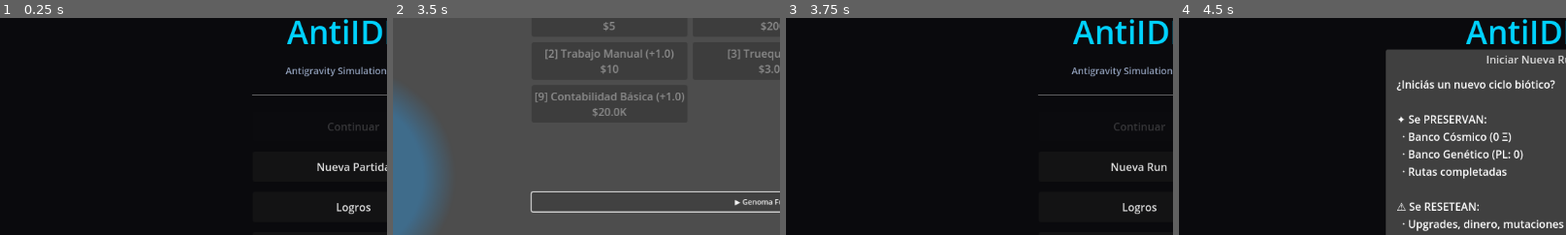
Above: before the commit, frames 1-4 (left to right).
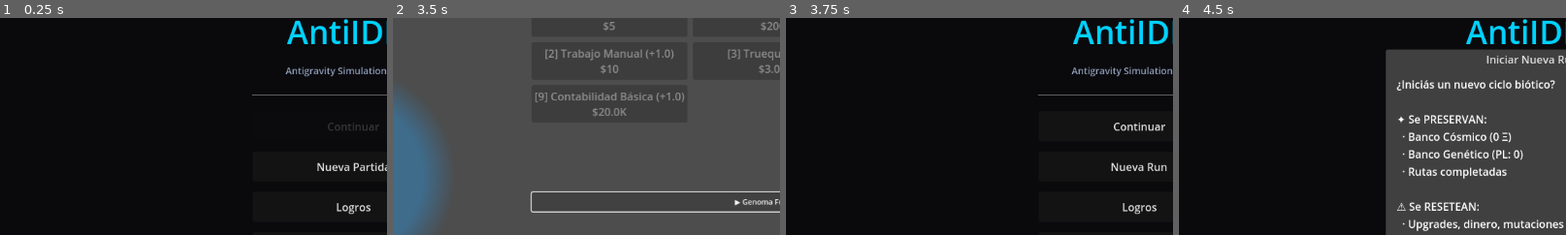
Above: after the commit, the same moments.

Repository: amurito/godot-idle-game
Game: Godot game, scene res://MainMenu.tscn
The game is run twice, just before and just after one commit, with the same random seed, the same clock (stepped at 60 frames per second) and the same inputs.
Inputs:
- Up to frame 1 (0.25 s): no input
- Up to frame 2 (3.5 s): click "Nueva Partida" at 0.5 s; click "⚠️ Reset" at 1.25 s; click "▶ Genoma Fúngico + Próxima Mu…" at 2 s; click "▼ Genoma Fúngico + Próxima Mu…" at 2.75 s
- Up to frame 3 (3.75 s): click "🏠 Menú" at 3.5 s
- Up to frame 4 (4.5 s): click "Nueva Run" at 4.25 s
The pictures show only the part of the screen within x 4-54%, y 14-63%; the shares and areas given below are measured in that part.

Frames 1-2 are identical in both runs. In frame 3, 0.3% of the frame differs, in the area x 84-98%, y 48-53%; in frame 4, nothing differs.
Error before the commit: Invalid call. Nonexistent function 'get_save_data' in base 'Control (main.gd)'. (res://SaveManager.gd:13)

Commit message:
fix: Homeorhesis omega_min bug — dynamic cap y historical peak tracking
- SaveManager: persistir disturbances_survived, extreme_shock_survived, homeostasis_tier_reached, omega_min_peak
- RunManager: omega_min_peak registra máximo histórico; condición Homeorhesis usa pico (no valor instantáneo)
- RunManager: cap dinámico en regeneración (min(omega_min + regen, omega) en lugar de fijo 0.45)
- UIManager: mostrar Ω_min pico en condiciones de Homeorhesis
- Resultado: omega_min sube sin interferencias, Homeorhesis se desbloquea al alcanzar 0.50

v0.9.9.4

Co-Authored-By: Claude Opus 4.7 <noreply@anthropic.com>

Diff:
--- a/RunManager.gd
+++ b/RunManager.gd
@@ -25,6 +25,7 @@
 var disturbances_without_reset: int = 0  # Racha de perturbaciones sin reset de timer (para logro)
 var is_recovering_from_shock: bool = false
 var extreme_shock_survived: bool = false
+var omega_min_peak: float = 0.0  # Máximo histórico de omega_min en la run
 
 var evolution_button: Button = null
 var target_evolution: String = ""
@@ -62,6 +63,7 @@
 	disturbances_without_reset = 0
 	is_recovering_from_shock = false
 	extreme_shock_survived = false
+	omega_min_peak = 0.0
 	legacy_homeostasis = false
 	vacio_hambriento_active = false
 	vacio_hambriento_mult = 1.0
@@ -185,9 +187,10 @@
 
 	# Tier 3: HOMEORHESIS — shock extremo + larga duración
 	if homeostasis_tier_reached >= 2 and homeostasis_tier_reached < 3:
+		omega_min_peak = max(omega_min_peak, StructuralModel.omega_min)
 		var delta_real :float = EconomyManager.get_contribution_breakdown().total
 		var ok = extreme_shock_survived and resilience_score >= 400.0 \
-			and StructuralModel.omega_min >= 0.50 and disturbances_survived >= 5 \
+			and omega_min_peak >= 0.50 and disturbances_survived >= 5 \
 			and delta_real > 300.0 and main.run_time >= 1200.0
 		if ok:
 			homeostasis_tier_reached = 3
@@ -314,8 +317,8 @@
 	var omega_recovery_mult := LegacyManager.get_effect_value("omega_recovery_speed")
 	if omega_recovery_mult > 0.0:
 		var regen := 0.0015 * delta * omega_recovery_mult
-		var omega_cap := 0.45  # Tope de regeneración natural (no reemplaza plasticidad_adaptativa)
-		StructuralModel.omega_min = min(StructuralModel.omega_min + regen, omega_cap)
+		# Cap dinámico: no superar el omega actual (el movimiento natural lo limita arriba)
+		StructuralModel.omega_min = min(StructuralModel.omega_min + regen, StructuralModel.omega)
 
 func trigger_disturbance():
 	var shock := randf_range(0.1, 0.4)
--- a/SaveManager.gd
+++ b/SaveManager.gd
@@ -9,8 +9,85 @@
 # Usado por _apply_cosmic_buffs para no duplicar bonuses al recargar.
 var _file_existed_on_load: bool = false
 
-func save_game(main: Control):
-	var data = main.get_save_data()
+func build_save_data(main: Node) -> Dictionary:
+	return {
+		"economy": {
+			"money": EconomyManager.money,
+			"persistence_dynamic": StructuralModel.persistence_dynamic,
+			"persistence_base": StructuralModel.persistence_base,
+			"persistence_upgrade_unlocked": StructuralModel.persistence_upgrade_unlocked,
+			"memory_trigger_count": main.memory_trigger_count,
+			"parasitism_corrosion": EconomyManager.parasitism_corrosion
+		},
+		"dynamic_vars": {
+			"trueque_base_income": EconomyManager.trueque_base_income,
+			"trueque_efficiency": EconomyManager.trueque_efficiency,
+			"mutation_auto_factor": EconomyManager.mutation_auto_factor,
+			"mutation_trueque_factor": EconomyManager.mutation_trueque_factor,
+			"mutation_accounting_bonus": EconomyManager.mutation_accounting_bonus
+		},
+		"upgrades": UpgradeManager.serialize(),
+		"structural": {
+			"epsilon_runtime": StructuralModel.epsilon_runtime,
+			"epsilon_peak": StructuralModel.epsilon_peak,
+			"total_money_generated": EconomyManager.total_money_generated,
+			"run_time": main.run_time,
+			"baseline_delta_structural": StructuralModel.baseline_delta_structural,
+			"omega": StructuralModel.omega,
+			"omega_min": StructuralModel.omega_min,
+			"institution_accounting_unlocked": StructuralModel.institution_accounting_unlocked,
+			"institutions_unlocked": main.institutions_unlocked
+		},
+		"flags": {
+			"unlocked_d": StructuralModel.unlocked_d,
+			"unlocked_md": StructuralModel.unlocked_md,
+			"unlocked_e": StructuralModel.unlocked_e,
+			"unlocked_me": StructuralModel.unlocked_me,
+			# Logros viven ahora en legacy_bank.json (AchievementManager).
+			"run_closed": RunManager.run_closed,
+			"final_route": RunManager.final_route,
+			"final_reason": RunManager.final_reason
+		},
+		"evolution": {
+			"genome": EvoManager.genome,
+			"mutation_homeostasis": EvoManager.mutation_homeostasis,
+			"mutation_hyperassimilation": EvoManager.mutation_hyperassimilation,
+			"mutation_symbiosis": EvoManager.mutation_symbiosis,
+			"mutation_red_micelial": EvoManager.mutation_red_micelial,
+			"mutation_sporulation": EvoManager.mutation_sporulation,
+			"mutation_parasitism": EvoManager.mutation_parasitism,
+			"mutation_depredador": EvoManager.mutation_depredador,
+			"mutation_met_oscuro": EvoManager.mutation_met_oscuro,
+			"depredador_timer": EvoManager.depredador_timer,
+			"met_oscuro_timer": EvoManager.met_oscuro_timer,
+			"met_oscuro_devoured_count": EvoManager.met_oscuro_devoured_count,
+			"red_micelial_phase": EvoManager.red_micelial_phase,
+			"red_branch_selected": EvoManager.red_branch_selected,
+			"seta_formada": EvoManager.seta_formada,
+			"primordio_active": EvoManager.primordio_active,
+			"primordio_timer": EvoManager.primordio_timer,
+			"primordio_abort_count": EvoManager.primordio_abort_count,
+			"biomasa": BiosphereEngine.biomasa,
+			"nutrientes": BiosphereEngine.nutrientes,
+			"hifas": BiosphereEngine.hifas,
+			"micelio": BiosphereEngine.micelio
+		},
+		"homeostasis": {
+			"homeostasis_mode": RunManager.homeostasis_mode,
+			"post_homeostasis": RunManager.post_homeostasis,
+			"resilience_score": RunManager.resilience_score,
+			"homeostasis_timer": RunManager.homeostasis_timer,
+			"legacy_homeostasis": RunManager.legacy_homeostasis,
+			"disturbances_survived": RunManager.disturbances_survived,
+			"extreme_shock_survived": RunManager.extreme_shock_survived,
+			"homeostasis_tier_reached": RunManager.homeostasis_tier_reached,
+			"omega_min_peak": RunManager.omega_min_peak
+		},
+		"laps": LogManager.get_lap_array()
+	}
+
+func save_game(main: Node):
+	var data = build_save_data(main)
 	var json_string = JSON.stringify(data)
 	var file = FileAccess.open(SAVE_PATH, FileAccess.WRITE)
 	if file:
@@ -18,7 +95,112 @@
 		file.close()
 		print("💾 [SaveManager] Juego guardado en:", SAVE_PATH)
 
-func load_game(main: Control):
+func apply_save_data(main: Node, data: Dictionary) -> void:
+	if data.has("upgrades"):
+		UpgradeManager.deserialize(data.upgrades)
+
+	if data.has("economy"):
+		var e = data.economy
+		EconomyManager.money = e.get("money", EconomyManager.money)
+		StructuralModel.persistence_dynamic = e.get("persistence_dynamic", StructuralModel.persistence_dynamic)
+		StructuralModel.persistence_base = e.get("persistence_base", StructuralModel.persistence_base)
+		StructuralModel.persistence_upgrade_unlocked = e.get("persistence_upgrade_unlocked", StructuralModel.persistence_upgrade_unlocked)
+		main.memory_trigger_count = e.get("memory_trigger_count", main.memory_trigger_count)
+		EconomyManager.parasitism_corrosion = e.get("parasitism_corrosion", EconomyManager.parasitism_corrosion)
+
+	if data.has("dynamic_vars"):
+		var d = data.dynamic_vars
+		EconomyManager.trueque_base_income = d.get("trueque_base_income", EconomyManager.trueque_base_income)
+		EconomyManager.trueque_efficiency = d.get("trueque_efficiency", EconomyManager.trueque_efficiency)
+		EconomyManager.mutation_auto_factor = d.get("mutation_auto_factor", EconomyManager.mutation_auto_factor)
+		EconomyManager.mutation_trueque_factor = d.get("mutation_trueque_factor", EconomyManager.mutation_trueque_factor)
+		EconomyManager.mutation_accounting_bonus = d.get("mutation_accounting_bonus", EconomyManager.mutation_accounting_bonus)
+
+	if data.has("structural"):
+		var s = data.structural
+		StructuralModel.epsilon_runtime = s.get("epsilon_runtime", StructuralModel.epsilon_runtime)
+		StructuralModel.epsilon_peak = s.get("epsilon_peak", StructuralModel.epsilon_peak)
+		EconomyManager.total_money_generated = s.get("total_money_generated", EconomyManager.total_money_generated)
+		main.run_time = s.get("run_time", main.run_time)
+		StructuralModel.baseline_delta_structural = s.get("baseline_delta_structural", StructuralModel.baseline_delta_structural)
+		StructuralModel.omega = s.get("omega", StructuralModel.omega)
+		StructuralModel.omega_min = s.get("omega_min", StructuralModel.omega_min)
+		StructuralModel.institution_accounting_unlocked = s.get("institution_accounting_unlocked", StructuralModel.institution_accounting_unlocked)
+		main.institutions_unlocked = s.get("institutions_unlocked", main.institutions_unlocked)
+
+	if data.has("flags"):
+		var f = data.flags
+		StructuralModel.unlocked_d = f.get("unlocked_d", StructuralModel.unlocked_d)
+		StructuralModel.unlocked_md = f.get("unlocked_md", StructuralModel.unlocked_md)
+		StructuralModel.unlocked_e = f.get("unlocked_e", StructuralModel.unlocked_e)
+		StructuralModel.unlocked_me = f.get("unlocked_me", StructuralModel.unlocked_me)
+		RunManager.run_closed = f.get("run_closed", RunManager.run_closed)
+		RunManager.final_route = f.get("final_route", RunManager.final_route)
+		RunManager.final_reason = f.get("final_reason", RunManager.final_reason)
+		# MIGRACIÓN v0.9.3: importar logros viejos del savegame al nuevo sistema.
+		# Si f tiene flags legacy (unlocked_tree, achievement_*), los pasamos al AchievementManager.
+		var has_legacy_flags :bool = f.has("unlocked_tree") or f.has("achievement_millionaire")
+		var old_achievements: Dictionary = data.get("achievements", {})
+		if has_legacy_flags or not old_achievements.is_empty():
+			AchievementManager.migrate_from_legacy_save(f, old_achievements)
+
+	if data.has("evolution"):
+		var ev = data.evolution
+		EvoManager.genome = ev.get("genome", EvoManager.genome)
+		# Agregar esto para migrar saves viejos:
+		for key in ["allostasis", "homeorhesis", "depredador"]:
+			if not EvoManager.genome.has(key):
+				EvoManager.genome[key] = "dormido"
+		EvoManager.mutation_homeostasis = ev.get("mutation_homeostasis", EvoManager.mutation_homeostasis)
+		EvoManager.mutation_hyperassimilation = ev.get("mutation_hyperassimilation", EvoManager.mutation_hyperassimilation)
+		EvoManager.mutation_symbiosis = ev.get("mutation_symbiosis", EvoManager.mutation_symbiosis)
+		EvoManager.mutation_red_micelial = ev.get("mutation_red_micelial", EvoManager.mutation_red_micelial)
+		EvoManager.mutation_sporulation = ev.get("mutation_sporulation", EvoManager.mutation_sporulation)
+		EvoManager.mutation_parasitism = ev.get("mutation_parasitism", EvoManager.mutation_parasitism)
+		EvoManager.mutation_depredador = ev.get("mutation_depredador", EvoManager.mutation_depredador)
+		EvoManager.mutation_met_oscuro = ev.get("mutation_met_oscuro", EvoManager.mutation_met_oscuro)
+		EvoManager.depredador_timer = ev.get("depredador_timer", EvoManager.depredador_timer)
+		EvoManager.met_oscuro_timer = ev.get("met_oscuro_timer", EvoManager.met_oscuro_timer)
+		EvoManager.met_oscuro_devoured_count = ev.get("met_oscuro_devoured_count", EvoManager.met_oscuro_devoured_count)
+		EvoManager.red_micelial_phase = ev.get("red_micelial_phase", EvoManager.red_micelial_phase)
+		EvoManager.red_branch_selected = ev.get("red_branch_selected", EvoManager.red_branch_selected)
+		EvoManager.seta_formada = ev.get("seta_formada", EvoManager.seta_formada)
+		EvoManager.primordio_active = ev.get("primordio_active", EvoManager.primordio_active)
+		EvoManager.primordio_timer = ev.get("primordio_timer", EvoManager.primordio_timer)
+		EvoManager.primordio_abort_count = ev.get("primordio_abort_count", EvoManager.primordio_abort_count)
+
+		BiosphereEngine.biomasa = ev.get("biomasa", BiosphereEngine.biomasa)
+		BiosphereEngine.nutrientes = ev.get("nutrientes", BiosphereEngine.nutrientes)
+		BiosphereEngine.hifas = ev.get("hifas", BiosphereEngine.hifas)
+		BiosphereEngine.micelio = ev.get("micelio", BiosphereEngine.micelio)
+
+	if data.has("homeostasis"):
+		var h = data.homeostasis
+		RunManager.homeostasis_mode = h.get("homeostasis_mode", RunManager.homeostasis_mode)
+		RunManager.post_homeostasis = h.get("post_homeostasis", RunManager.post_homeostasis)
+		RunManager.resilience_score = h.get("resilience_score", RunManager.resilience_score)
+		RunManager.homeostasis_timer = h.get("homeostasis_timer", RunManager.homeostasis_timer)
+		RunManager.legacy_homeostasis = h.get("legacy_homeostasis", RunManager.legacy_homeostasis)
+		RunManager.disturbances_survived = h.get("disturbances_survived", RunManager.disturbances_survived)
+		RunManager.extreme_shock_survived = h.get("extreme_shock_survived", RunManager.extreme_shock_survived)
+		RunManager.homeostasis_tier_reached = h.get("homeostasis_tier_reached", RunManager.homeostasis_tier_reached)
+		RunManager.omega_min_peak = h.get("omega_min_peak", RunManager.omega_min_peak)
+
+	# Los logros ahora viven en legacy_bank.json y se cargan desde LegacyManager.load_legacy().
+	# Si el save viejo tenía data["achievements"], ya se migró en el bloque de flags de arriba.
+
+	# Bitácora de eventos
+	if data.has("laps"):
+		LogManager.load_laps(data["laps"])
+
+	# Migración
+	if not RunManager.run_closed and (EvoManager.mutation_hyperassimilation or EvoManager.mutation_sporulation):
+		RunManager.run_closed = true
+		RunManager.final_route = RunManager.final_route if RunManager.final_route != "" else "MUTACION_FINAL"
+
+	main.update_ui()
+
+func load_game(main: Node):
 	if not FileAccess.file_exists(SAVE_PATH):
 		print("ℹ️ [SaveManager] No se encontró archivo de guardado.")
 		_file_existed_on_load = false
@@ -39,7 +221,7 @@
 		return
 
 	var data = json.data
-	main._apply_save_data(data)
+	apply_save_data(main, data)
 	print("📂 [SaveManager] Juego cargado con éxito.")
 
 func delete_save_and_restart():
--- a/UIManager.gd
+++ b/UIManager.gd
@@ -513,8 +513,8 @@
 			t += ch + "Sobrevivir SHOCK EXTREMO (ε > 0.8)[/color]\n"
 			ch = ok_color + "[x] " if RunManager.resilience_score >= 400.0 else fail_color + "[ ] "
 			t += ch + "Resiliencia >= 400 (%d)[/color]\n" % int(RunManager.resilience_score)
-			ch = ok_color + "[x] " if StructuralModel.omega_min >= 0.50 else fail_color + "[ ] "
-			t += ch + "Ω_min >= 0.50 (%s)[/color]\n" % snapped(StructuralModel.omega_min, 0.01)
+			ch = ok_color + "[x] " if RunManager.omega_min_peak >= 0.50 else fail_color + "[ ] "
+			t += ch + "Ω_min pico >= 0.50 (%s)[/color]\n" % snapped(RunManager.omega_min_peak, 0.01)
 			ch = ok_color + "[x] " if RunManager.disturbances_survived >= 5 else fail_color + "[ ] "
 			t += ch + "Perturbaciones (%d/5)[/color]\n" % RunManager.disturbances_survived
 			var delta_real3 :float = EconomyManager.get_contribution_breakdown().total
